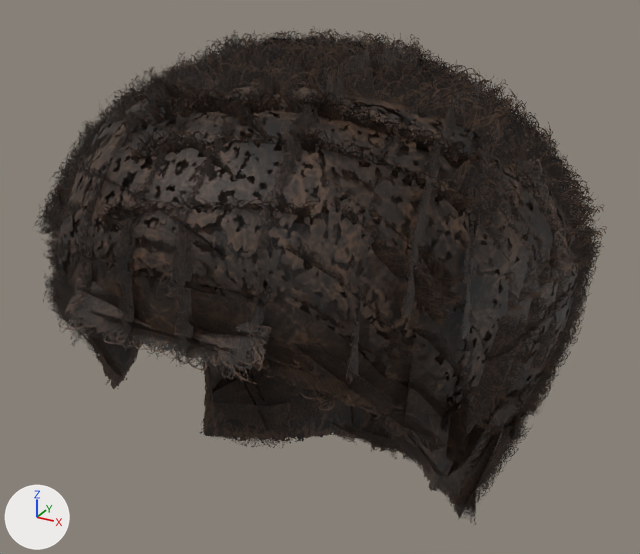
One commit to the glTF model assets/editable/hair_afro01.glb: the scene before it, then after it.
Both versions are drawn from a 50 mm camera at (0.146, -0.307, 1.729) aimed at (-0.006, -0.031, 1.591). The axes (+X, +Y, +Z) are drawn at lower left. The lights are the same throughout. The first picture is the older version.

Names of what the first picture shows: 'Hair_afro01'.
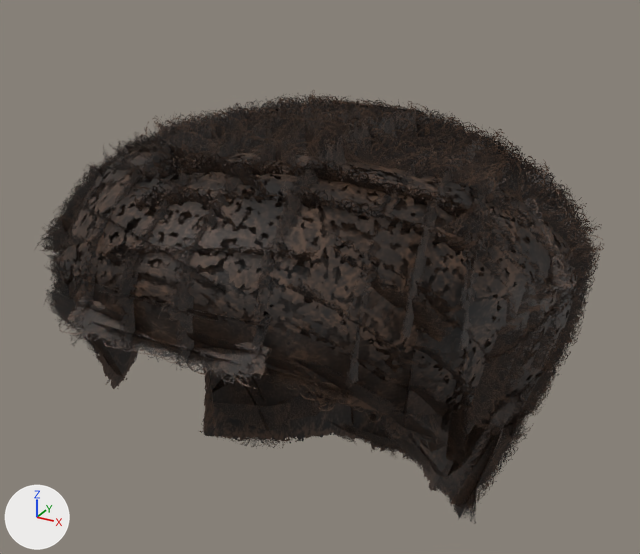
The newer file adds a shape key; the second version is drawn at full value of the shape key 'face_forehead_decr' of 'Hair_afro01', and the change is written as the vertex moves it makes.

Location of each change, [x1, y1, x2, y2] in pixels of the pictures (640 x 554 px; the box of a moved part takes in the faces that stretch with it):
'Hair_afro01', reshaped (13% shorter)
    before: [32, 27, 607, 525]
    after: [35, 90, 604, 524]
part 1 of me_hair_afro01, moved or reshaped
    before: [99, 315, 241, 362]
    after: [104, 328, 234, 363]
part 2 of me_hair_afro01, moved or reshaped
    before: [98, 267, 270, 303]
    after: [101, 291, 273, 330]
part 3 of me_hair_afro01, moved or reshaped
    before: [88, 309, 218, 352]
    after: [93, 321, 217, 361]
part 4 of me_hair_afro01, moved or reshaped
    before: [64, 248, 222, 297]
    after: [65, 274, 227, 322]
part 5 of me_hair_afro01, moved or reshaped
    before: [34, 27, 607, 437]
    after: [37, 90, 604, 432]

What changed in the scene script:
```text
Change me_hair_afro01:
    used by ob_hair_afro01; location = (0.0, 0.0, 0.0)
    remove me_hair_afro01.from_pydata(...)  # 2196 vertices, 2192 faces; spans x -0.096..0.096, y -0.147..0.082, z 1.477..1.687
    add me_hair_afro01.from_pydata(...)  # 2196 vertices, 2192 faces; spans x -0.096..0.096, y -0.147..0.082, z 1.477..1.664
    me_hair_afro01 part 1: the loose piece of 4 vertices spanning x -0.02..0.025, y -0.14..-0.131, z 1.61..1.619 is moved by (0.0, 0.0, -0.003)
    me_hair_afro01 part 2: the loose piece of 4 vertices spanning x -0.02..0.035, y -0.142..-0.126, z 1.627..1.635 is moved by (0.0, 0.0, -0.008)
    me_hair_afro01 part 3: the loose piece of 4 vertices spanning x -0.025..0.02, y -0.14..-0.131, z 1.61..1.619 is moved by (0.0, 0.0, -0.003)
    me_hair_afro01 part 4: the loose piece of 4 vertices spanning x -0.035..0.02, y -0.142..-0.126, z 1.627..1.635 is moved by (0.0, 0.0, -0.008)
    me_hair_afro01 part 5: 1165 of 2196 vertices moved; they spanned x -0.096..0.096, y -0.147..0.075, z 1.517..1.687 and now span x -0.096..0.096, y -0.147..0.075, z 1.518..1.664; mean shift (0.0, 0.0, -0.011); largest move (0.007, -0.056, 1.687) -> (0.007, -0.056, 1.663)
```
